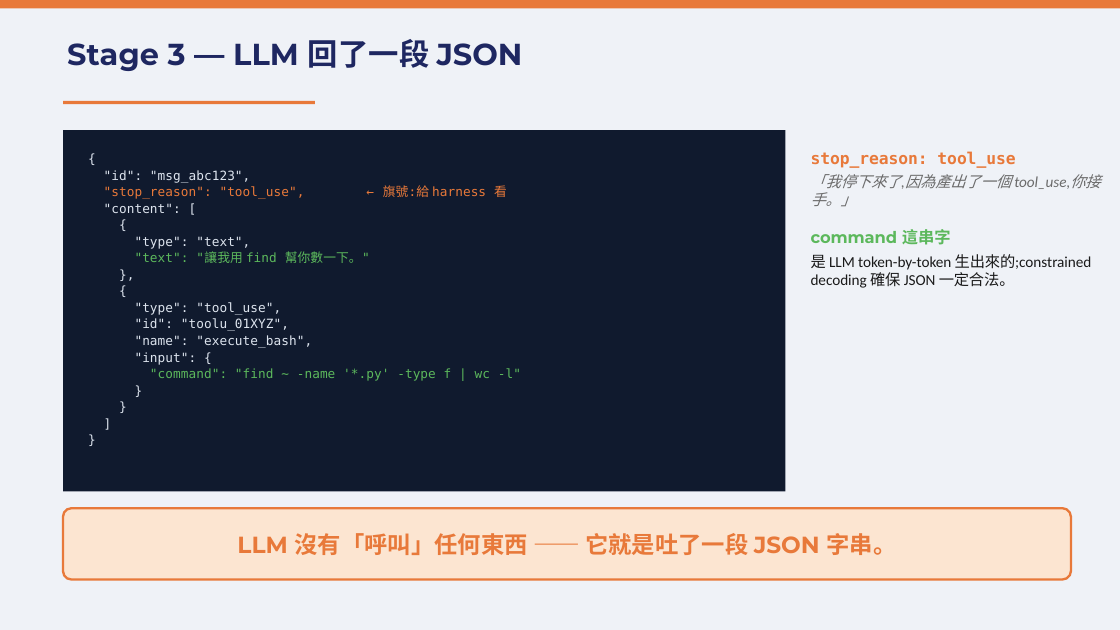
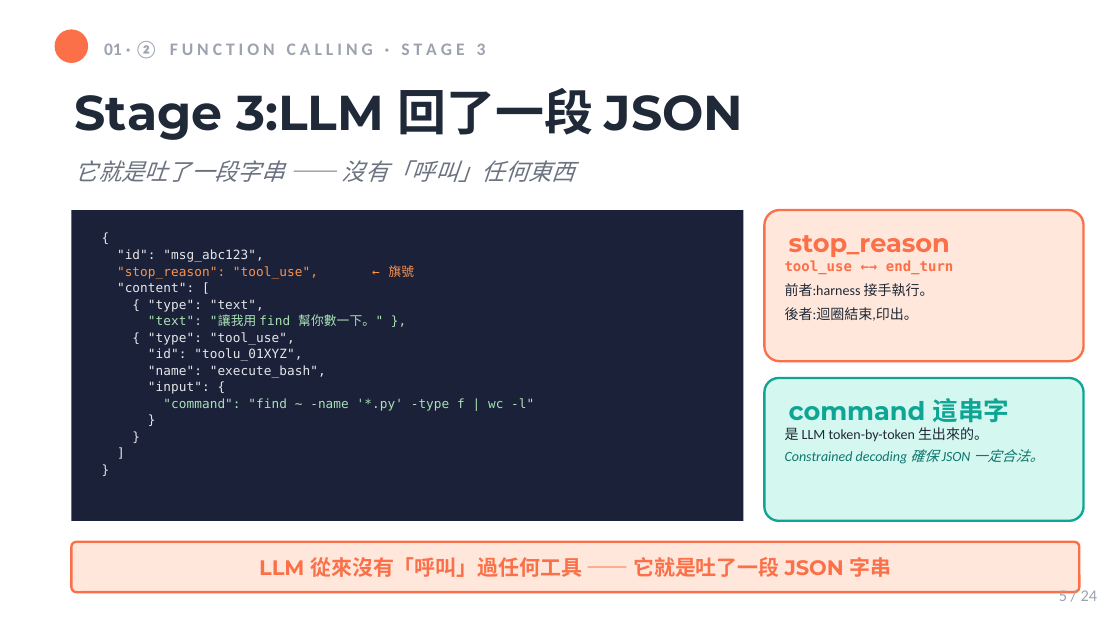
Before and after one commit to mjib007/nchu-mcp-workshop-2026, a slide deck: slide 5 of 02-how-mcp-works.pptx (slide 6 before the commit). Drawn at 1120x630 pixels with LibreOffice and Linux fonts; fonts in the diff are those of the drawing. Boxes give left, top, right and bottom in pixels: in the first picture for what was removed or moved away, otherwise in the second. Text is boxed around its words. In the diff, an @@ line names an element or a change of style, - is before the commit and + after.

```diff
--- a/02-how-mcp-works.pptx
+++ b/02-how-mcp-works.pptx
@@ rectangle at (x1=0, y1=0, x2=1120, y2=629): fill #EFF2F7 to #FFFFFF; shadow on @@
@@ rectangle removed at (x1=0, y1=0, x2=1120, y2=8) @@
@@ ellipse added at (x1=55, y1=29, x2=88, y2=63), fill #FB7048 @@
@@ text added at (x1=104, y1=41, x2=486, y2=58), 11.2 pt, text #9CA3AF, bold @@
+01 · ② F U N C T I O N C A L L I N G · S T A G E 3
@@ text at (x1=75, y1=88, x2=743, y2=140): text changed; size 19.5 to 31.5 pt; text colour #1E2761 to #1F2937 @@
-Stage 3 — LLM 回了一段 JSON
+Stage 3:LLM 回了一段 JSON
@@ rectangle removed at (x1=63, y1=101, x2=315, y2=104) @@
@@ text added at (x1=75, y1=160, x2=575, y2=182), 15 pt, text #6B7280, italic @@
+它就是吐了一段字串 —— 沒有「呼叫」任何東西
@@ rectangle resized from (x1=63, y1=130, x2=785, y2=491) to (x1=72, y1=211, x2=744, y2=521) @@
@@ rectangle at (x1=72, y1=211, x2=744, y2=521): fill #101A2E to #1A2138 @@
@@ text "{" moved from (x1=104, y1=170, x2=521, y2=381) to (x1=117, y1=249, x2=534, y2=411) @@
@@ rounded rectangle added at (x1=764, y1=211, x2=1083, y2=362), fill #FFE7DB, outline #FB7048 1.5 pt @@
@@ text added at (x1=789, y1=235, x2=950, y2=257), 16.5 pt, text #FB7048, bold @@
+stop_reason
@@ text at (x1=117, y1=265, x2=415, y2=279): text changed; text colour #E8793A to #FB924D @@
-"stop_reason": "tool_use", ← 旗號:給 harness 看
+"stop_reason": "tool_use", ← 旗號
@@ text at (x1=117, y1=249, x2=534, y2=411): text colour #DDE4EE to #E5E7EB in "{", ""id": "msg_abc123",", ""content": [", ""id": "toolu_01XYZ"," and 6 more places; text colour #5CB85C to #A8E1B4 in ""command": "find ~ -name '*.py' -type f ..." @@
@@ text added at (x1=785, y1=260, x2=954, y2=321), 9 pt, text #1F2937 @@
+tool_use ←→ end_turn
+前者:harness 接手執行。
+後者:迴圈結束,印出。
@@ text at (x1=148, y1=299, x2=383, y2=345): text changed; text colour #DDE4EE to #E5E7EB @@
-{
-"type": "text",
-"text": "讓我用 find 幫你數一下。"
-},
-{
-"type": "tool_use",
+{ "type": "text",
+"text": "讓我用 find 幫你數一下。" },
+{ "type": "tool_use",
@@ rounded rectangle added at (x1=764, y1=379, x2=1083, y2=521), fill #D4F7F0, outline #0EA594 1.5 pt @@
@@ text added at (x1=789, y1=398, x2=1010, y2=423), 16.5 pt, text #0EA594, bold @@
+command 這串字
@@ text at (x1=785, y1=427, x2=1044, y2=464): text changed; size 9.8 to 9 pt; text colour #1A1A1A to #0F766E; italic on @@
-stop_reason: tool_use
-「我停下來了,因為產出了一個 tool_use,你接手。」
-command 這串字
-是 LLM token-by-token 生出來的;constrained decoding 確保 JSON 一定合法。
+是 LLM token-by-token 生出來的。
+Constrained decoding 確保 JSON 一定合法。
@@ rounded rectangle resized from (x1=63, y1=508, x2=1071, y2=580) to (x1=72, y1=542, x2=1080, y2=592) @@
@@ rounded rectangle at (x1=72, y1=542, x2=1080, y2=592): fill #FCE5D1 to #FFE7DB; outline #E8793A 1.5 pt to #FB7048 1.5 pt; proportions changed @@
@@ text at (x1=259, y1=557, x2=892, y2=577): text changed; size 15 to 13.5 pt; text colour #E8793A to #FB7048 @@
-LLM 沒有「呼叫」任何東西 —— 它就是吐了一段 JSON 字串。
+LLM 從來沒有「呼叫」過任何工具 —— 它就是吐了一段 JSON 字串
@@ text added at (x1=1059, y1=590, x2=1097, y2=601), 10.5 pt, text #9CA3AF @@
+5 / 24
```
Also in this commit, not shown: 20 other slides changed, 1 slide added, 9 slides removed, 21 other files.
